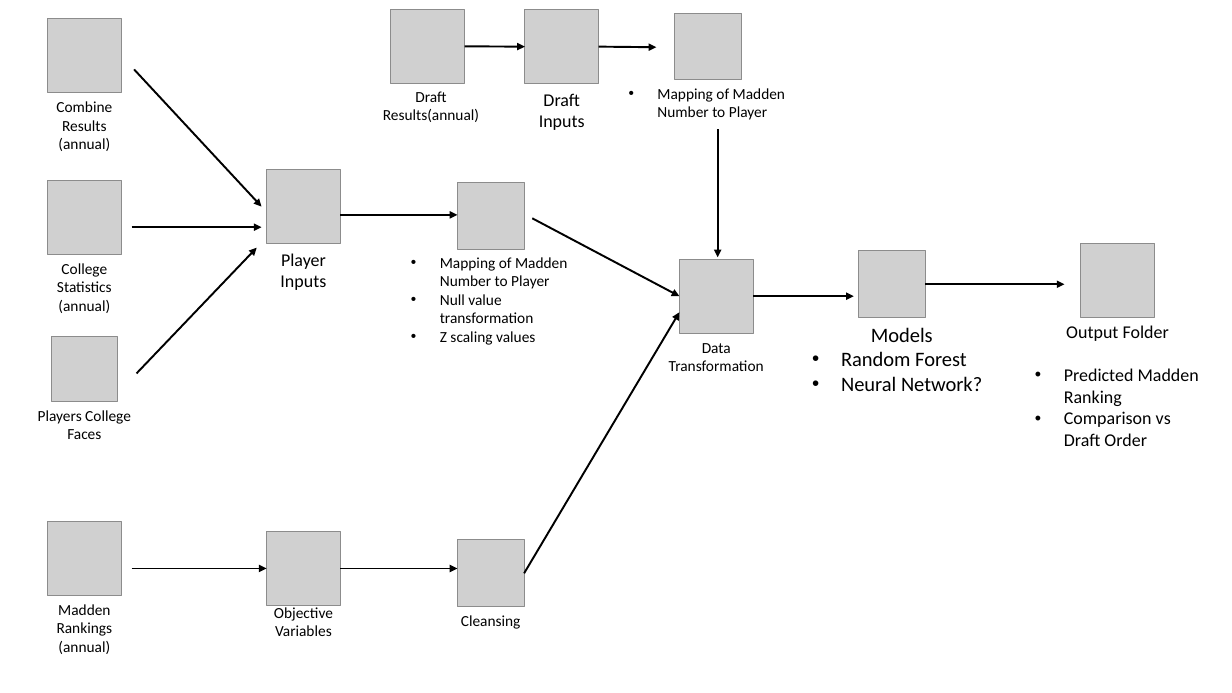
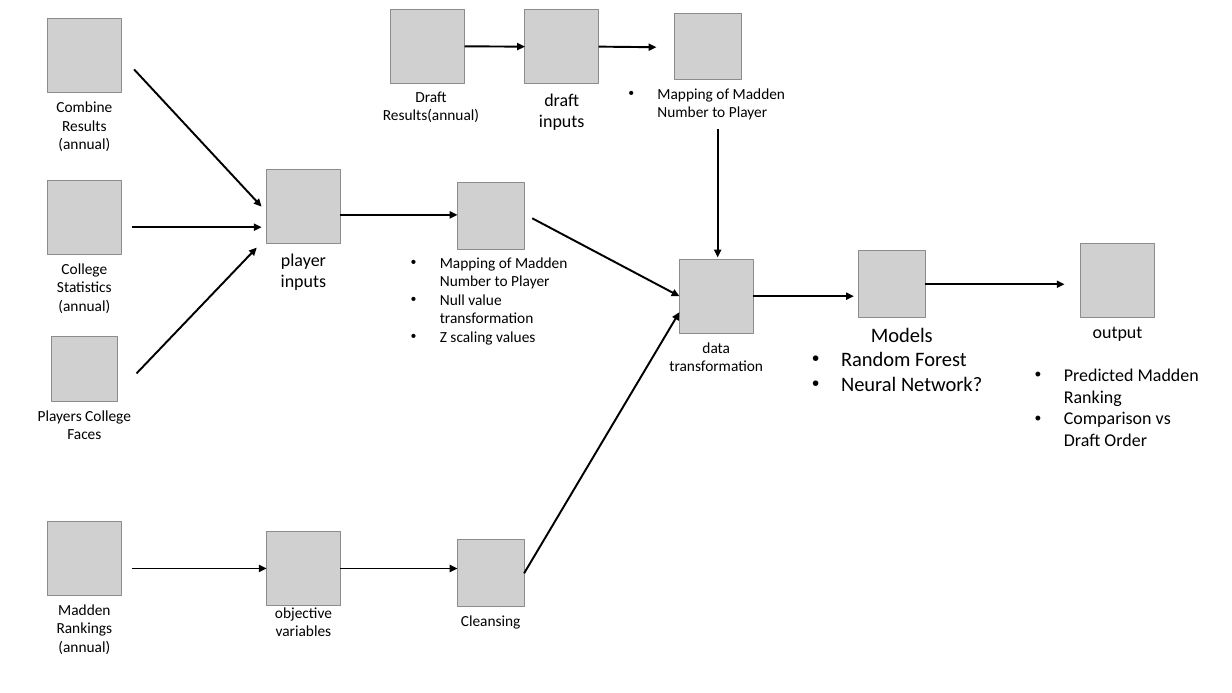
Before and after one commit to mmcelhan/nfl_capstone, a slide deck: slide 1 of diagrams/data_flow_diagram.pptx. Drawn at 1232x693 pixels with LibreOffice and Linux fonts; fonts in the diff are those of the drawing; grey boxes stand for pictures. Boxes give left, top, right and bottom in pixels: in the first picture for what was removed or moved away, otherwise in the second. Text is boxed around its words. In the diff, an @@ line names an element or a change of style, - is before the commit and + after.

Commit message:
inputs and flow diagram

```diff
--- a/diagrams/data_flow_diagram.pptx
+++ b/diagrams/data_flow_diagram.pptx
@@ text at <box>539,93,585,130</box>: text changed @@
-Draft Inputs
+draft inputs
@@ text at <box>281,253,327,290</box>: text changed @@
-Player Inputs
+player inputs
@@ text at <box>1093,326,1143,341</box>: text changed @@
-Output Folder
+output
@@ text at <box>669,342,763,371</box>: text changed @@
-Data Transformation
+data transformation
@@ text at <box>275,605,332,636</box>: text changed @@
-Objective Variables
+objective variables
```
Also in this commit, not shown: 2 other files.
